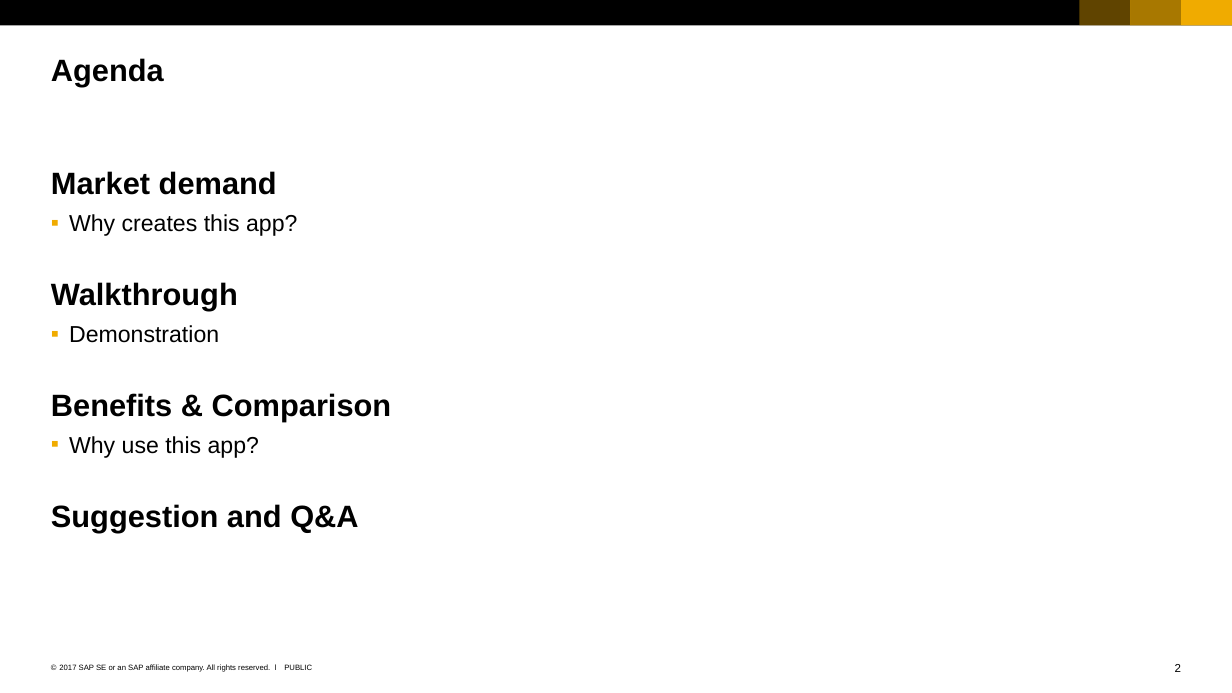
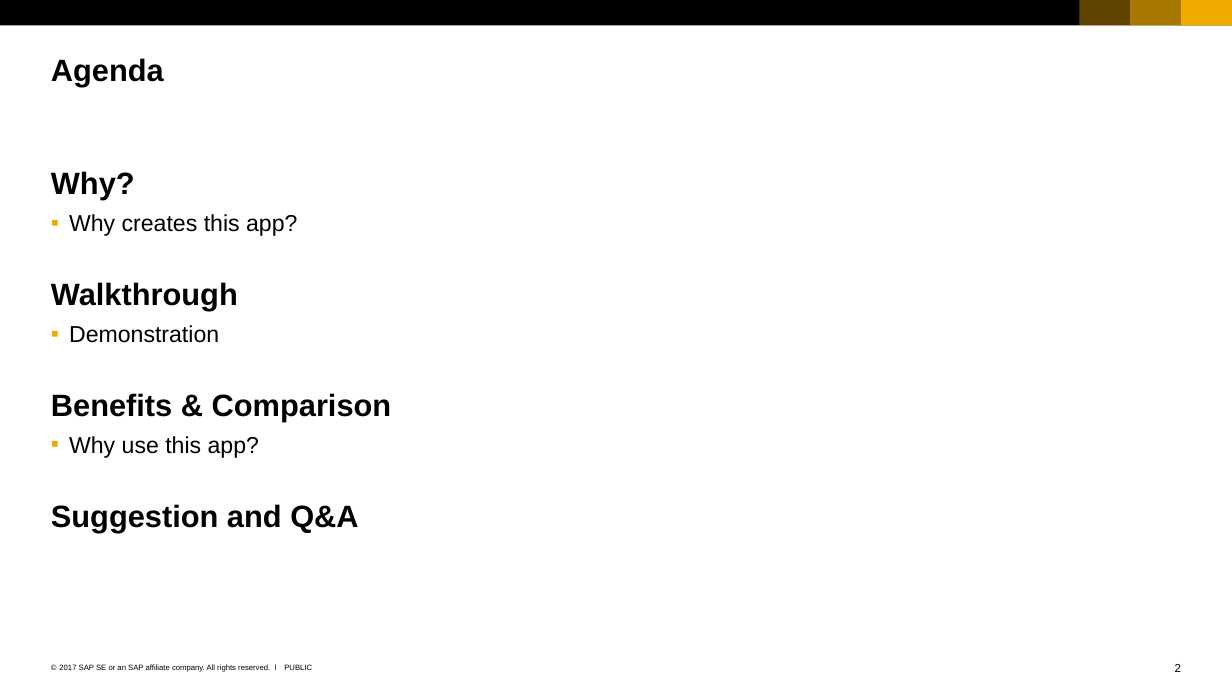
Before and after one commit to Ahaan17Saroch/Queue-Manager-Cloud-Dispatcher, a slide deck: slide 2 of SAP_2017_16x9_black_and_white.pptx. Drawn at 1232x693 pixels with LibreOffice and Linux fonts; fonts in the diff are those of the drawing. Boxes give left, top, right and bottom in pixels: in the first picture for what was removed or moved away, otherwise in the second. Text is boxed around its words. In the diff, an @@ line names an element or a change of style, - is before the commit and + after.

```diff
--- a/SAP_2017_16x9_black_and_white.pptx
+++ b/SAP_2017_16x9_black_and_white.pptx
@@ text at (51,171,135,200): text changed @@
-Market demand
+Why?
```
Also in this commit, not shown: 5 other slides changed, 3 slides added, 17 slides removed, 1 other file.
